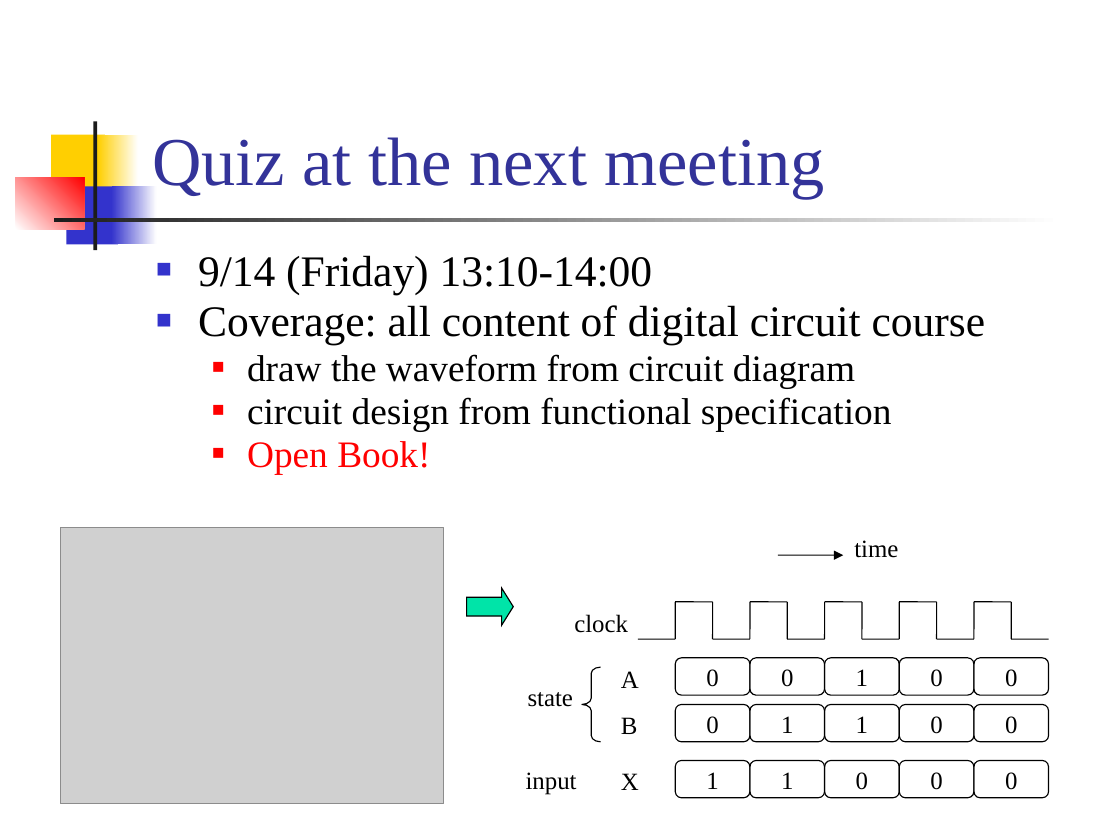
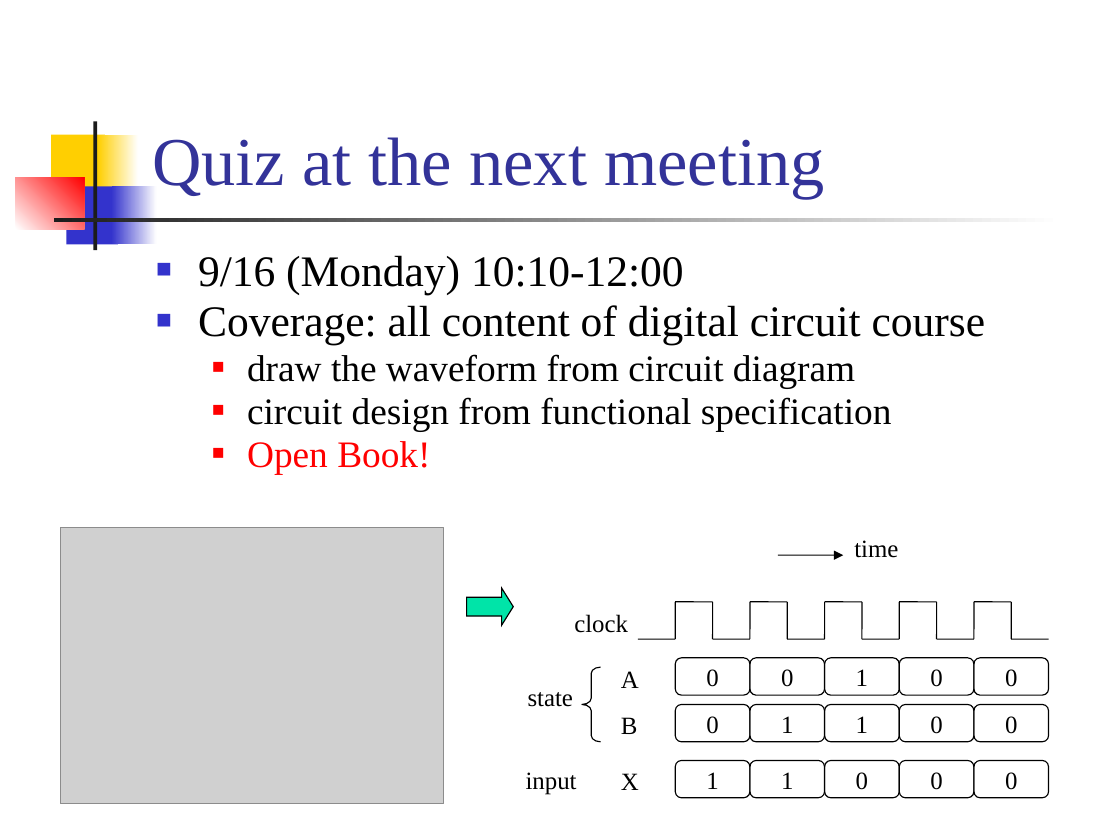
Before and after one commit to CGUSystemCourses/Comp_Org-2018, a slide deck: slide 11 of Lectures/lec00-course_intro/lec00-course_intro.pptx. Drawn at 1120x840 pixels with LibreOffice and Linux fonts; fonts in the diff are those of the drawing; grey boxes stand for pictures. Boxes give left, top, right and bottom in pixels: in the first picture for what was removed or moved away, otherwise in the second. Text is boxed around its words. In the diff, an @@ line names an element or a change of style, - is before the commit and + after.

Commit message:
course introduction to 2019 fall semester

```diff
--- a/Lectures/lec00-course_intro/lec00-course_intro.pptx
+++ b/Lectures/lec00-course_intro/lec00-course_intro.pptx
@@ text at [198,255,684,294]: text changed @@
-■ 9/14 (Friday) 13:10-14:00
+■ 9/16 (Monday) 10:10-12:00
```
